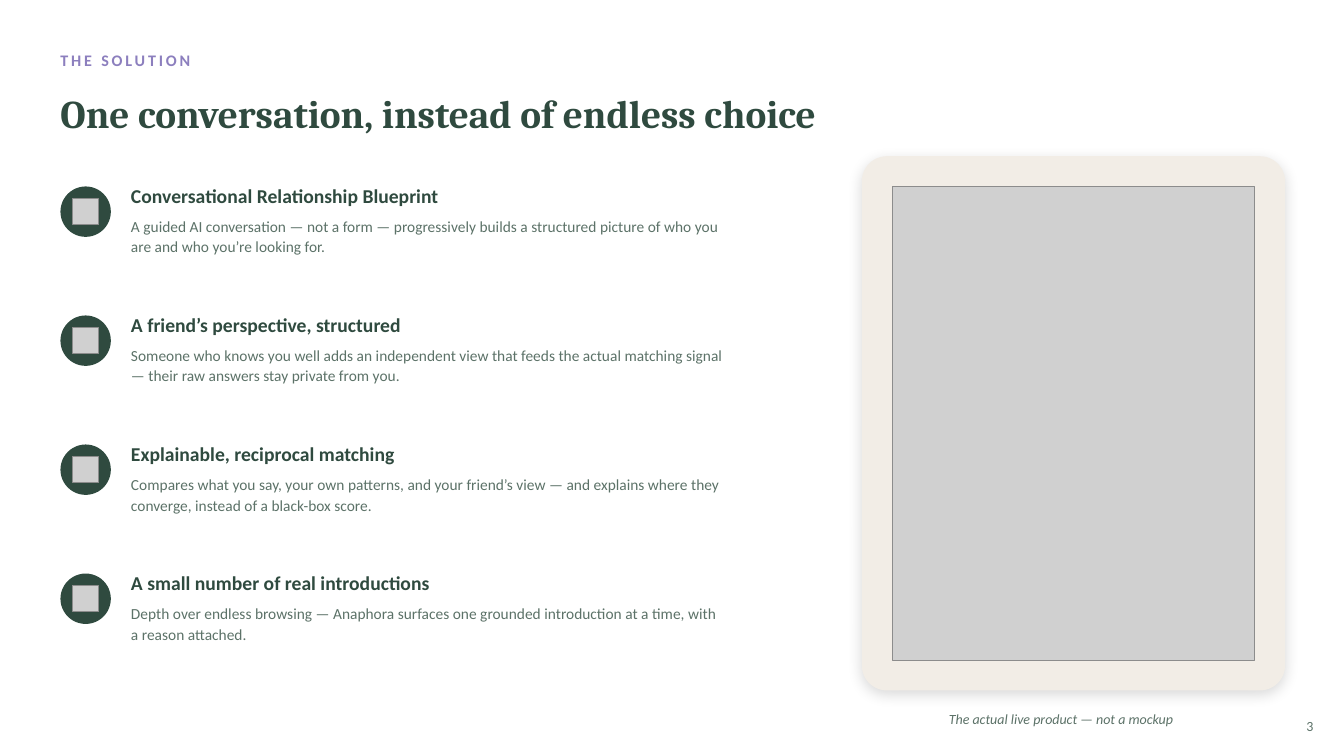
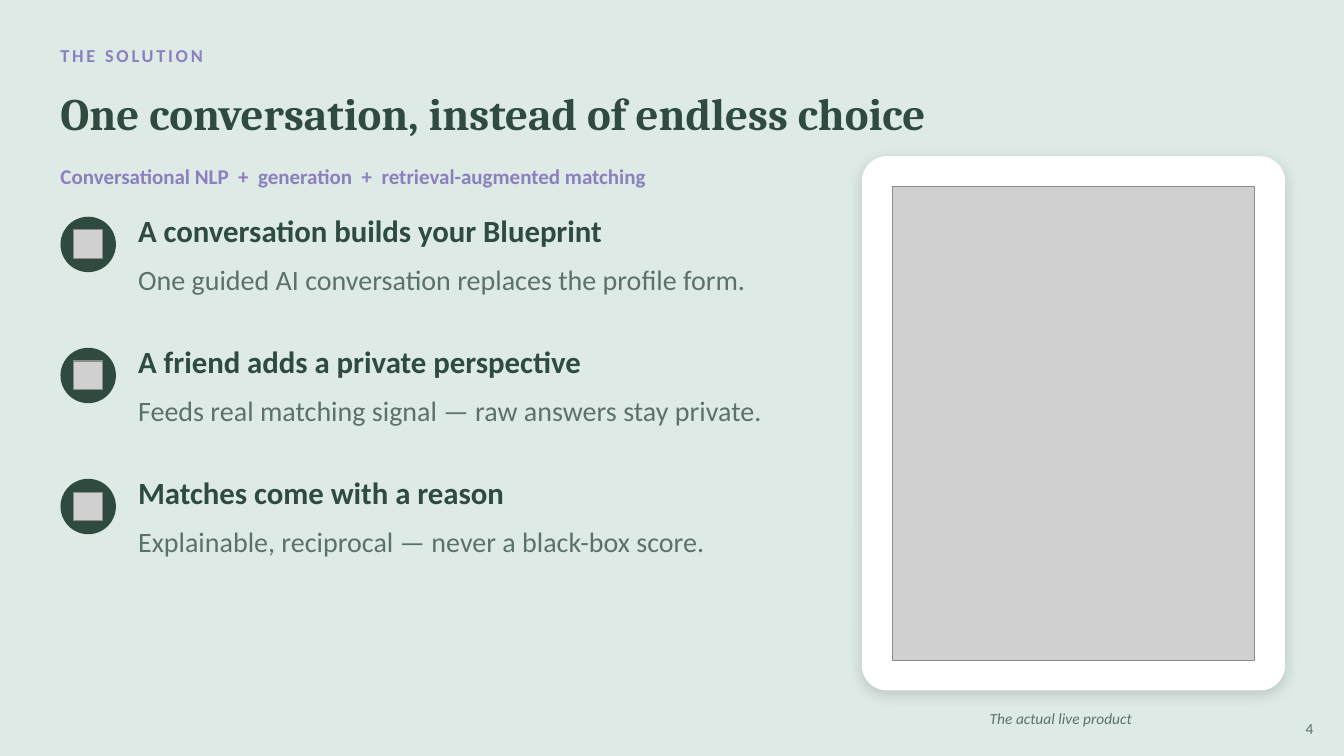
Before and after one commit to lou-PL-dev/anaphora_full_product_MVP, a slide deck: slide 4 of presentation.pptx (slide 3 before the commit). Drawn at 1344x756 pixels with LibreOffice and Linux fonts; fonts in the diff are those of the drawing; grey boxes stand for pictures. Boxes give left, top, right and bottom in pixels: in the first picture for what was removed or moved away, otherwise in the second. Text is boxed around its words. In the diff, an @@ line names an element or a change of style, - is before the commit and + after.

```diff
--- a/presentation.pptx
+++ b/presentation.pptx
@@ background #FFFFFF to #DDEAE6 @@
@@ text "THE SOLUTION" at [60, 50, 203, 62]: size 11.5 to 13 pt @@
@@ text "One conversation, instead of endless ..." at [60, 98, 925, 136]: size 28 to 32 pt @@
@@ text added at [60, 169, 646, 188], 15 pt, text #8C7FBE, bold @@
+Conversational NLP + generation + retrieval-augmented matching
@@ rounded rectangle at [862, 156, 1286, 691]: fill #F2EDE6 to #FFFFFF @@
@@ text removed at [131, 189, 439, 206] @@
-Conversational Relationship Blueprint
@@ ellipse: place and size @@
-ellipse at [60, 187, 111, 237]
+ellipse at [60, 217, 116, 272]
@@ picture: place and size @@
-picture at [73, 199, 99, 225]
+picture at [74, 230, 103, 259]
@@ text removed at [131, 221, 718, 255] @@
-A guided AI conversation — not a form — progressively builds a structured picture of who you are and who you’re looking for.
@@ text added at [138, 220, 602, 247], 22 pt, text #2F4A3F, bold @@
+A conversation builds your Blueprint
@@ text added at [138, 270, 745, 295], 20 pt, text #5C7268 @@
+One guided AI conversation replaces the profile form.
@@ ellipse: place and size @@
-ellipse at [60, 316, 111, 366]
+ellipse at [60, 348, 116, 403]
@@ text at [138, 351, 580, 378]: text changed; size 14 to 22 pt @@
-A friend’s perspective, structured
+A friend adds a private perspective
@@ picture: place and size @@
-picture at [73, 328, 99, 354]
+picture at [74, 361, 103, 390]
@@ text at [138, 401, 761, 426]: text changed; size 11 to 20 pt @@
-Someone who knows you well adds an independent view that feeds the actual matching signal — their raw answers stay private from you.
+Feeds real matching signal — raw answers stay private.
@@ text removed at [131, 447, 394, 465] @@
-Explainable, reciprocal matching
@@ ellipse: place and size @@
-ellipse at [60, 445, 111, 495]
+ellipse at [60, 479, 116, 534]
@@ text removed at [131, 479, 719, 514] @@
-Compares what you say, your own patterns, and your friend’s view — and explains where they converge, instead of a black-box score.
@@ picture: place and size @@
-picture at [73, 457, 99, 483]
+picture at [74, 492, 103, 521]
@@ text added at [138, 482, 504, 504], 22 pt, text #2F4A3F, bold @@
+Matches come with a reason
@@ text added at [138, 532, 704, 557], 20 pt, text #5C7268 @@
+Explainable, reciprocal — never a black-box score.
@@ ellipse removed at [60, 574, 111, 624] @@
@@ picture removed at [73, 586, 99, 612] @@
@@ text removed at [131, 576, 429, 590] @@
-A small number of real introductions
@@ text removed at [131, 608, 716, 640] @@
-Depth over endless browsing — Anaphora surfaces one grounded introduction at a time, with a reason attached.
@@ text at [990, 713, 1132, 727]: text changed; size 10 to 11 pt @@
-The actual live product — not a mockup
+The actual live product
@@ text removed at [1306, 722, 1313, 731] @@
-3
@@ text added at [1306, 724, 1314, 734], 11 pt, text #5C7268 @@
+4
```
Also in this commit, not shown: 3 other slides changed, 7 slides added, 6 slides removed.
